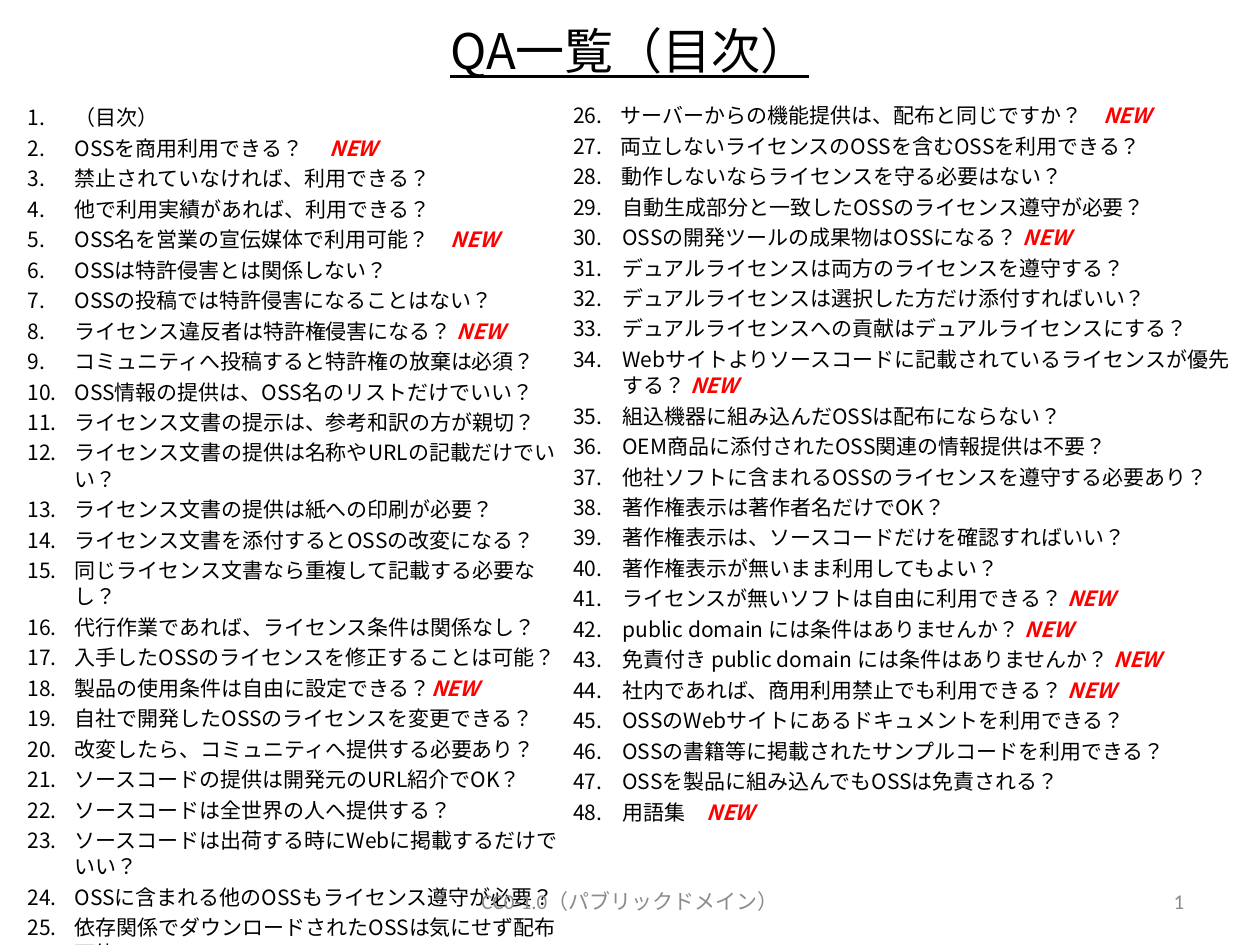
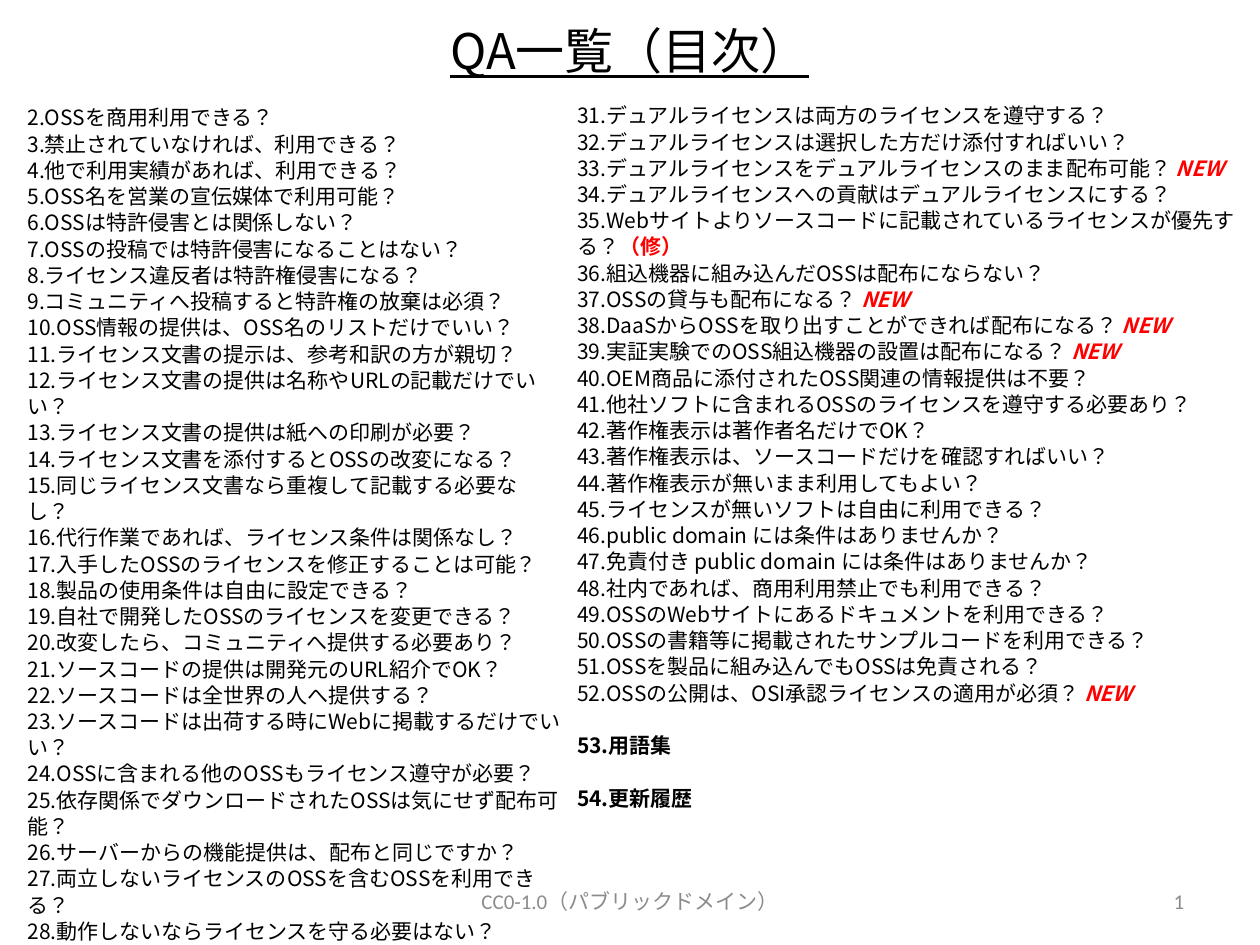
Before and after one commit to OpenChain-Project/OpenChain-JWG, a slide deck: slide 2 of Education_Material/FAQ/OSSライセンス関連でよくある誤解_CC0.pptx. Drawn at 1260x945 pixels with LibreOffice and Linux fonts; fonts in the diff are those of the drawing. Boxes give left, top, right and bottom in pixels: in the first picture for what was removed or moved away, otherwise in the second. Text is boxed around its words. In the diff, an @@ line names an element or a change of style, - is before the commit and + after.

Commit message:
V7を公開します。

```diff
--- a/Education_Material/FAQ/OSSライセンス関連でよくある誤解_CC0.pptx
+++ b/Education_Material/FAQ/OSSライセンス関連でよくある誤解_CC0.pptx
@@ text at bbox=[27, 107, 273, 127]: text changed @@
-1. （目次）
-2. OSSを商用利用できる？ NEW
+2. OSSを商用利用できる？
@@ text at bbox=[577, 105, 1192, 676]: indent changed; less space between paragraphs @@
@@ text at bbox=[620, 105, 1151, 247]: paragraphs removed @@
-26. サーバーからの機能提供は、配布と同じですか？ NEW
-27. 両立しないライセンスのOSSを含むOSSを利用できる？
-28. 動作しないならライセンスを守る必要はない？
-29. 自動生成部分と一致したOSSのライセンス遵守が必要？
-30. OSSの開発ツールの成果物はOSSになる？ NEW
@@ text at bbox=[27, 134, 560, 810]: indent changed; less space between paragraphs @@
@@ text at bbox=[577, 158, 1224, 178]: paragraph added @@
+33. デュアルライセンスをデュアルライセンスのまま配布可能？ NEW
@@ text at bbox=[27, 186, 399, 206]: text changed @@
-5. OSS名を営業の宣伝媒体で利用可能？ NEW
+5. OSS名を営業の宣伝媒体で利用可能？
@@ text at bbox=[577, 236, 682, 256]: text changed @@
-34. Webサイトよりソースコードに記載されているライセンスが優先する？ NEW
+35. Webサイトよりソースコードに記載されているライセンスが優先する？（修）
@@ text at bbox=[27, 265, 422, 285]: text changed @@
-8. ライセンス違反者は特許権侵害になる？ NEW
+8. ライセンス違反者は特許権侵害になる？
@@ text at bbox=[577, 289, 1170, 361]: paragraphs added @@
+37. OSSの貸与も配布になる？ NEW
+38. DaaSからOSSを取り出すことができれば配布になる？ NEW
+39. 実証実験でのOSS組込機器の設置は配布になる？ NEW
@@ text at bbox=[577, 499, 1092, 598]: text changed @@
-41. ライセンスが無いソフトは自由に利用できる？ NEW
-42. public domain には条件はありませんか？ NEW
-43. 免責付き public domain には条件はありませんか？ NEW
-44. 社内であれば、商用利用禁止でも利用できる？ NEW
+45. ライセンスが無いソフトは自由に利用できる？
+46. public domain には条件はありませんか？
+47. 免責付き public domain には条件はありませんか？
+48. 社内であれば、商用利用禁止でも利用できる？
@@ text at bbox=[27, 580, 412, 600]: text changed @@
-18. 製品の使用条件は自由に設定できる？NEW
+18. 製品の使用条件は自由に設定できる？
@@ text at bbox=[577, 683, 1132, 808]: text changed @@
-48. 用語集 NEW
+52. OSSの公開は、OSI承認ライセンスの適用が必須？ NEW
+53. 用語集
+54. 更新履歴
@@ text at bbox=[27, 842, 535, 941]: paragraphs added @@
+26. サーバーからの機能提供は、配布と同じですか？
+27. 両立しないライセンスのOSSを含むOSSを利用できる？
+28. 動作しないならライセンスを守る必要はない？
+29. 自動生成部分と一致したOSSのライセンス遵守が必要？
+30. OSSの開発ツールの成果物はOSSになる？
```
Also in this commit, not shown: 2 other slides changed, 8 slides added.
